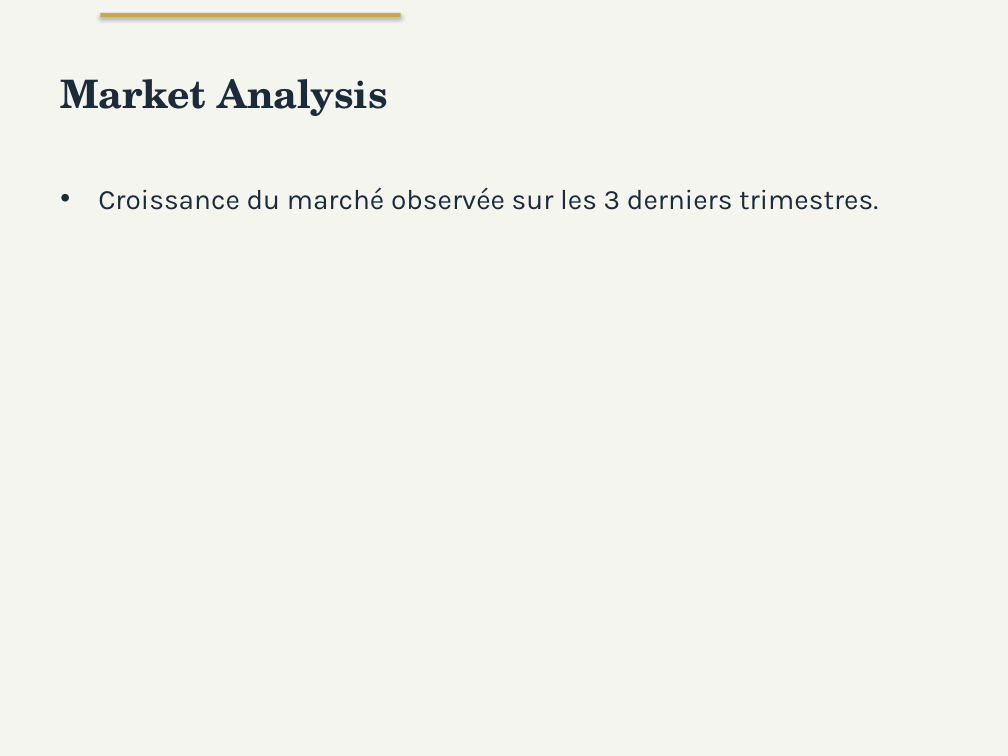
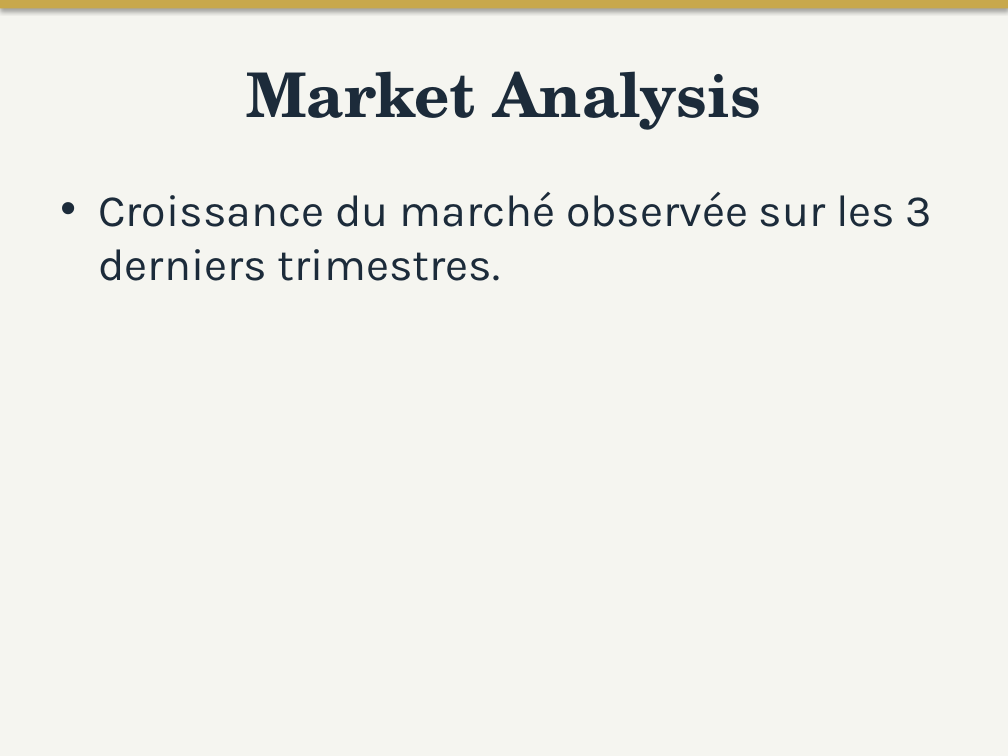
Before and after one commit to matisselebretonmatisselebreton-arch/salut, a slide deck: slide 3 of output/test_corporate_redesigned.pptx. Drawn at 1008x756 pixels with LibreOffice and Linux fonts; fonts in the diff are those of the drawing. Boxes give left, top, right and bottom in pixels: in the first picture for what was removed or moved away, otherwise in the second. Text is boxed around its words. In the diff, an @@ line names an element or a change of style, - is before the commit and + after.

```diff
--- a/output/test_corporate_redesigned.pptx
+++ b/output/test_corporate_redesigned.pptx
@@ rectangle: place and size @@
-rectangle at [101, 13, 401, 17]
+rectangle at [0, 0, 1008, 8]
@@ title "Market Analysis" at [246, 71, 761, 130]: size 28 to 44 pt; alignment left to centre @@
@@ text "Croissance du marché observée sur ..." at [98, 192, 932, 281]: size 20 to 32 pt; more space between paragraphs @@
```
Also in this commit, not shown: 3 other slides changed, 1 slide added, 1 slide removed, 1 other file.
